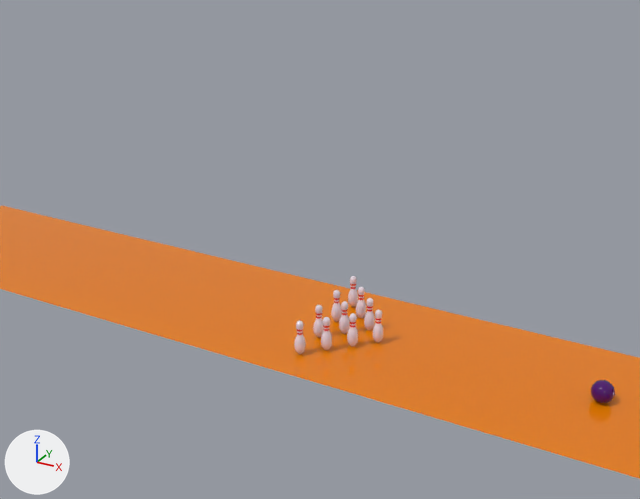
One commit to the Blender file Blender Models/Bowling Set/BowlingSetScene.blend: the scene before it, then after it.
One viewpoint serves both versions: a 50 mm lens placed at (3.4, -7.45, 4.64), pointed at (-1.53, 1.52, 0.16). The lights are fixed; the arrows at lower left show +X, +Y and +Z.

The first picture shows 'Bowling_Ball', 'Bowling_Pin.001', 'Bowling_Pin.002', 'Bowling_Pin.003', 'Bowling_Pin.004', 'Bowling_Pin.005', 'Bowling_Pin.010', 'Platform'.
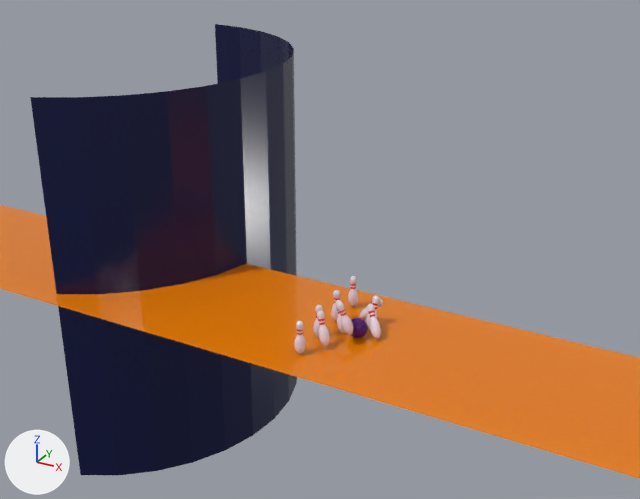
Diff of the bpy script that builds the scene:
```diff
--- a/Blender Models/Bowling Set/BowlingSetScene.blend.py
+++ b/Blender Models/Bowling Set/BowlingSetScene.blend.py
@@ mat_back @@
+mat_back = principled_material('Back')
+mat_back.base_color = (0.0, 0.00256, 0.0534)  # dark blue #000841
+mat_back.roughness = 0.226
@@ me_cylinder_001 @@
+me_cylinder_001.from_pydata(...)  # 30 vertices, 14 faces; spans x 0.0..1.0, y -0.92..1.0, z -1.0..1.0
+me_cylinder_001.materials.append(mat_back)  # dark blue #000841
@@ ob_bowling_ball @@
 ob_bowling_ball = bpy.data.objects.new('Bowling_Ball', me_icosphere)
-ob_bowling_ball.location = (2.31, 0.0, 0.11)
+ob_bowling_ball.location = (-0.24, 0.0, 0.11)
@@ ob_bowling_pin_001 @@
 ob_bowling_pin_001 = bpy.data.objects.new('Bowling_Pin.001', me_pin_mesh_001)
-ob_bowling_pin_001.location = (0.0, 0.0, 0.0)
+ob_bowling_pin_001.location = (-0.01, 0.01, 0.03)
+ob_bowling_pin_001.rotation_euler = (0.54, 0.46, 3.327)  # degrees (31, 26, 191)
@@ ob_bowling_pin_002 @@
 ob_bowling_pin_002 = bpy.data.objects.new('Bowling_Pin.002', me_pin_mesh_002)
-ob_bowling_pin_002.location = (-0.2, -0.2, 0.0)
+ob_bowling_pin_002.location = (-0.23, -0.18, 0.12)
+ob_bowling_pin_002.rotation_euler = (0.307, -0.153, -0.893)  # degrees (18, -8.8, -51)
@@ ob_bowling_pin_003 @@
 ob_bowling_pin_003.location = (-0.2, 0.2, 0.0)
+ob_bowling_pin_003.rotation_euler = (0.16, 0.348, 1.937)  # degrees (9.2, 20, 111)
@@ ob_bowling_pin_004 @@
 ob_bowling_pin_004 = bpy.data.objects.new('Bowling_Pin.004', me_pin_mesh_004)
-ob_bowling_pin_004.location = (-0.4, -0.4, 0.0)
+ob_bowling_pin_004.location = (-0.41, -0.39, 0.04)
+ob_bowling_pin_004.rotation_euler = (0.282, -0.128, -1.651)  # degrees (16, -7.3, -95)
@@ ob_bowling_pin_005 @@
 ob_bowling_pin_005.location = (-0.4, 0.0, 0.0)
+ob_bowling_pin_005.rotation_euler = (-0.059, -0.215, 0.142)  # degrees (-3.4, -12, 8.1)
@@ ob_bowling_pin_010 @@
 ob_bowling_pin_010.location = (-0.4, 0.4, 0.0)
+ob_bowling_pin_010.rotation_euler = (0.0274, 0.74, -0.0198)  # degrees (1.6, 42, -1.1)
@@ ob_cylinder_001 @@
+ob_cylinder_001 = bpy.data.objects.new('Cylinder.001', me_cylinder_001)
+ob_cylinder_001.location = (-4.72, 1.49, -0.13)
+ob_cylinder_001.scale = (2.47, 2.47, 2.47)
```

Boxes (x1, y1, x2, y2) around the edits, measured in the pictures (640 x 499 px):
'Cylinder.001', added (blue): after (30, 24, 297, 475)
'Bowling_Ball', moved: before (591, 380, 615, 403); after (351, 318, 368, 338)
'Bowling_Pin.002', moved, turned: before (347, 313, 358, 347); after (336, 302, 354, 335)
'Bowling_Pin.004', moved, turned: before (321, 317, 332, 350); after (317, 310, 330, 346)
'Bowling_Pin.001', moved, turned: before (373, 310, 383, 343); after (367, 304, 381, 339)
'Bowling_Pin.003', turned: before (364, 298, 375, 330); after (366, 295, 380, 330)
'Bowling_Pin.005', turned: before (339, 301, 350, 334); after (335, 300, 345, 334)
'Bowling_Pin.010', turned: before (356, 287, 366, 318); after (360, 299, 383, 320)
